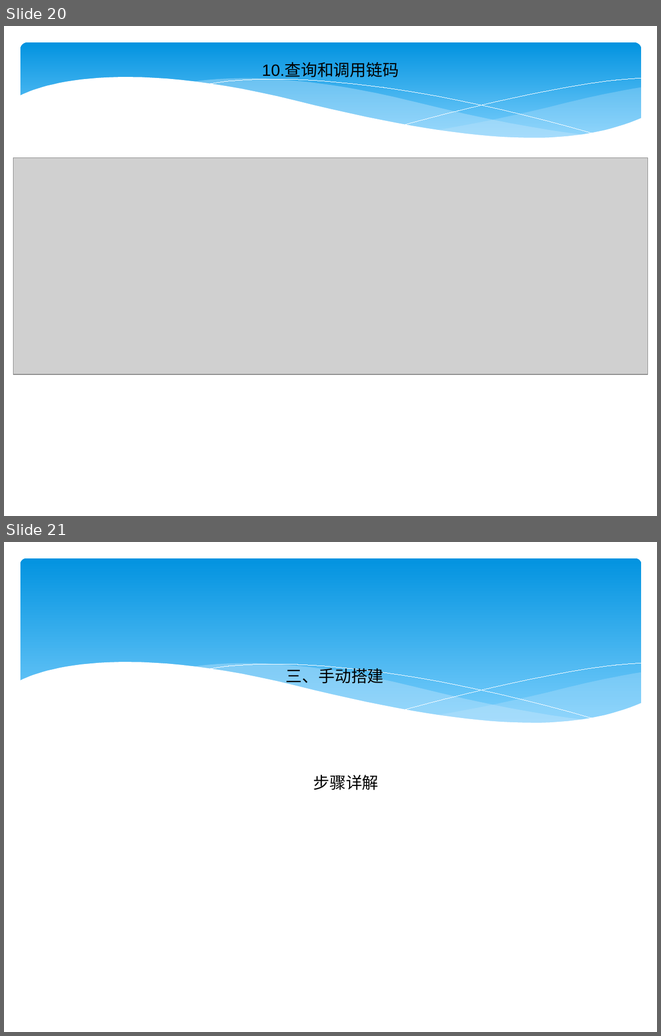
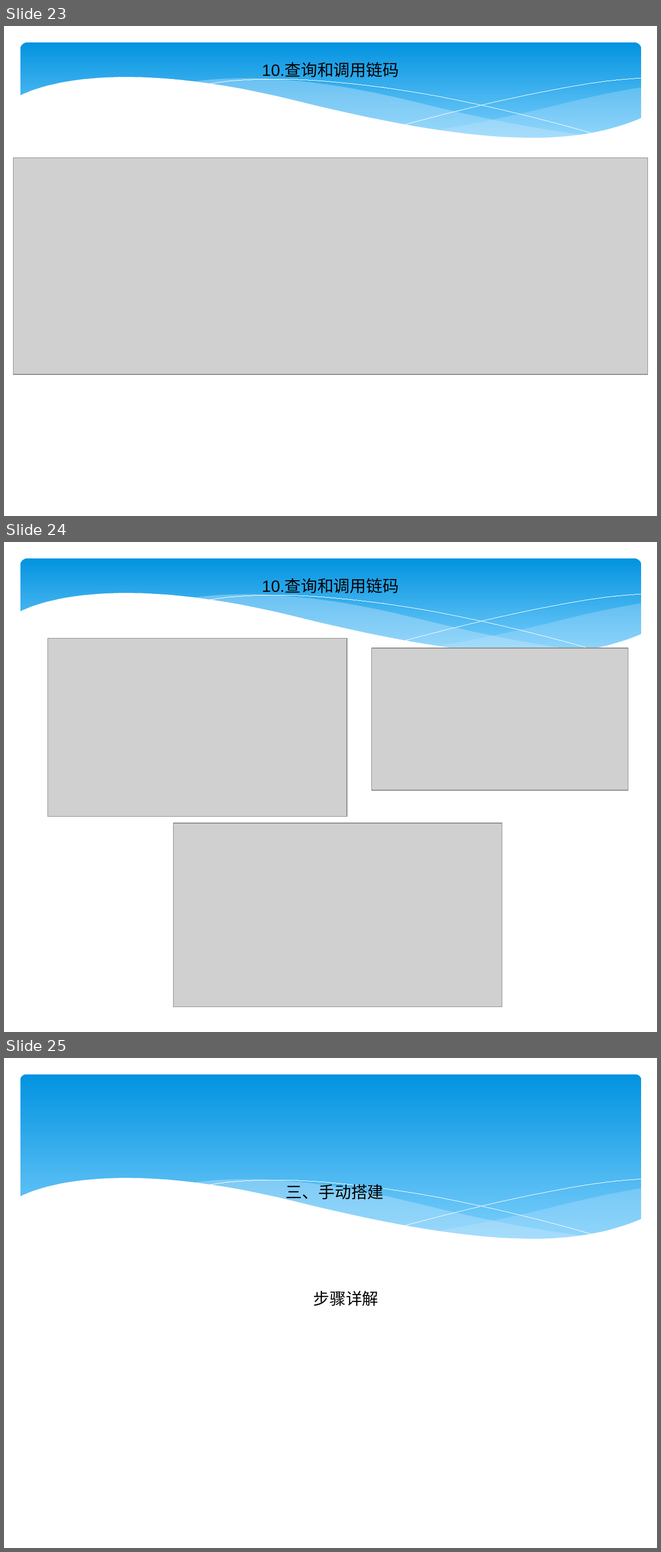
Before and after one commit to 382303784/hyperledger-fabric, a slide deck: fabric.ppt. Shown one above the other, each under a label of ours: slides 20 and 21 before the commit, slides 23, 24 and 25 after it. The pictures are 661x1036 and 661x1552 pixels, drawn with LibreOffice and Linux fonts; fonts in the diff are those of the drawing; grey boxes stand for pictures. Boxes give left, top, right and bottom in pixels: in the first picture for what was removed or moved away, otherwise in the second. Text is boxed around its words. In the diff, an @@ line names an element or a change of style, - is before the commit and + after.

```diff
--- a/fabric.ppt
+++ b/fabric.ppt
@@ slide 24 added at <box>4,542,657,1032</box>, background #FFFFFF; not listed: 6 template elements that a slide beside it also shows @@
@@ text added at <box>262,579,399,595</box>, 18 pt, text #000000 @@
+10.查询和调用链码
@@ picture added at <box>48,638,347,817</box> @@
@@ picture added at <box>372,648,628,790</box> @@
@@ picture added at <box>173,823,502,1006</box> @@
@@ what was slide 20 is now slide 23 @@
@@ what was slide 21 is now slide 25 @@
```
Also in this commit, not shown: 1 slide changed, 17 other slides added.
